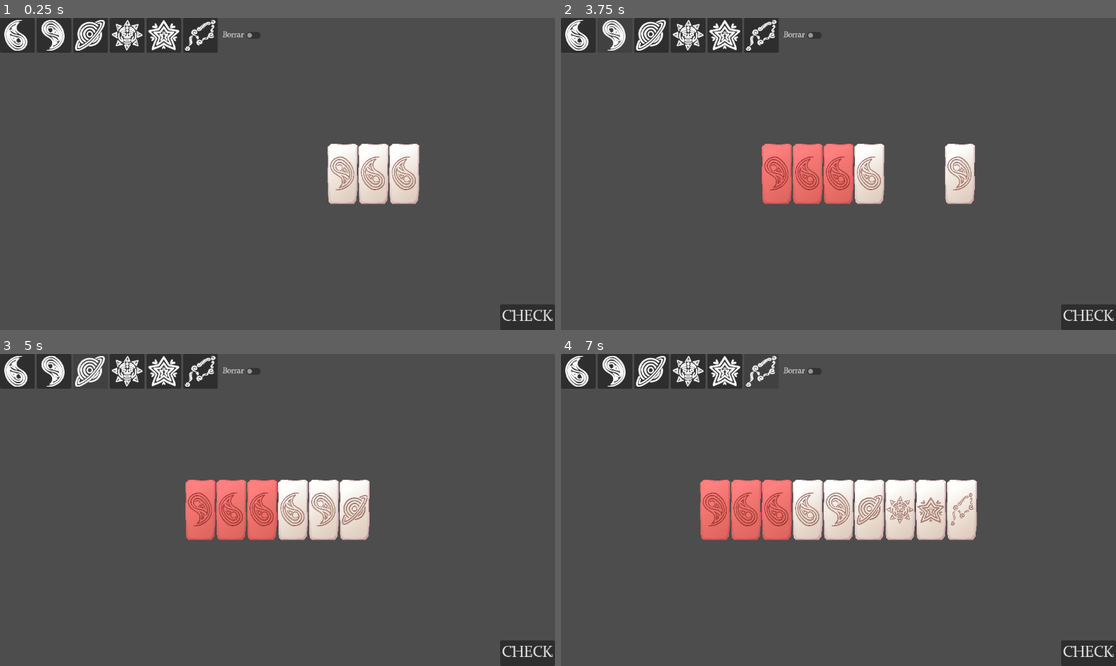
Above: before the commit, frames 1-4 (two rows, left to right).
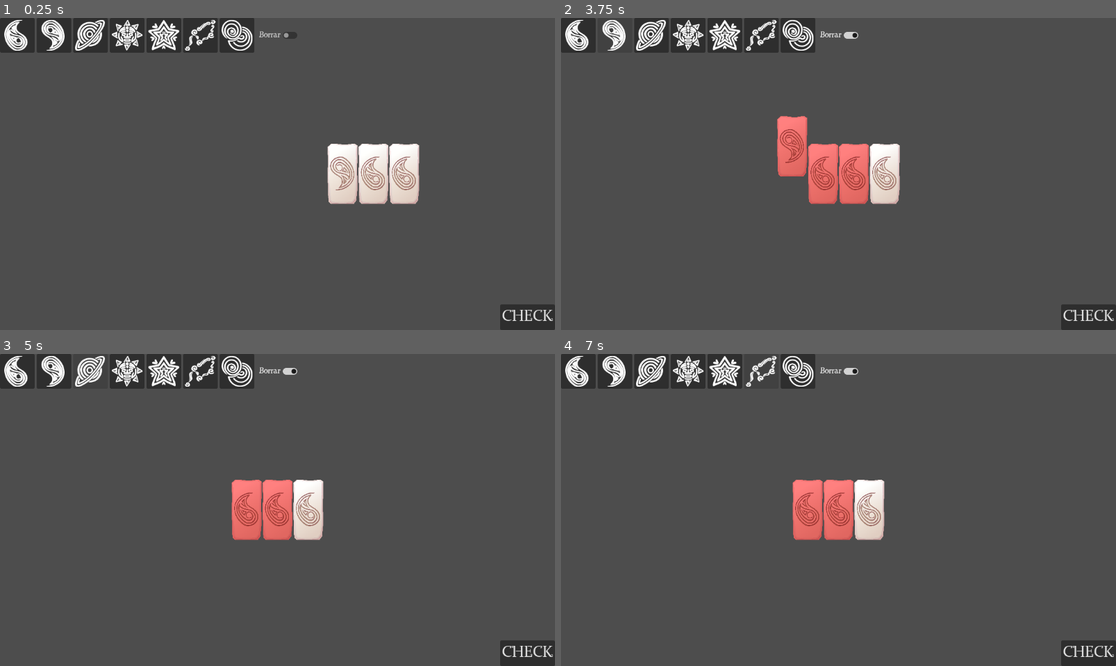
Above: after the commit, the same moments.

Repository: Wendfrey/minijam_210_astral
Game: Godot game, scene res://demo_world.tscn
The game is run twice, just before and just after one commit, with the same random seed, the same clock (stepped at 60 frames per second) and the same inputs. This scene is started directly instead of the project's main scene.
Inputs (mouse positions are in pixels of both pictures, inside the frame that each line leads up to):
- Up to frame 1 (0.25 s): no input
- Up to frame 2 (3.75 s): click "CHECK" at 0.5 s; click (577, 36) at 1.27 s; click "Borrar" at 2 s; click (799, 36) at 2.77 s; click (616, 36) at 3.5 s
- Up to frame 3 (5 s): click (88, 372) at 4.25 s
- Up to frame 4 (7 s): click (688, 372) at 5 s; click (727, 372) at 5.75 s; click (760, 372) at 6.5 s

The runs differ from the first frame. In frame 1, 0.7% of the frame differs, in the area x 39-54%, y 0-12%; in frame 2, 5.4%; in frame 3, 5.4%; in frame 4, 9.2%, in the area x 25-75%, y 0-60%.

Commit message:
Rules text error imgs are black, triple Gs are now pair G

Diff:
--- a/minijam-210-astral/demo_world.gd
+++ b/minijam-210-astral/demo_world.gd
@@ -1,11 +1,9 @@
 extends Control
-
 
 @onready var spacer = $TestWorld/Spacer
 
 func _ready() -> void:
 	$TestWorld/LevelManager.queue_free()
-
 
 func _create_item(tipo):
 	if $CanvasLayer/HBoxContainer/BorrarButton.button_pressed:
@@ -19,7 +17,3 @@
 		)
 	else:
 		spacer.add_piece(tipo)
-
-
-func _on_borrar_button_toggled(toggled_on: bool) -> void:
-	pass # Replace with function body.
--- a/minijam-210-astral/demo_world.tscn
+++ b/minijam-210-astral/demo_world.tscn
@@ -8,6 +8,7 @@
 [ext_resource type="Texture2D" uid="uid://bodae2yp18i0a" path="res://assets/img/TinyIconD.png" id="6_nrp8e"]
 [ext_resource type="Texture2D" uid="uid://oeqa68e1eld2" path="res://assets/img/TinyIconE.png" id="7_sysdr"]
 [ext_resource type="Texture2D" uid="uid://c7wpu8nxuyac5" path="res://assets/img/TinyIconF.png" id="8_jlp7h"]
+[ext_resource type="Texture2D" uid="uid://cmch6vo2vhccm" path="res://assets/img/TinyIconG.png" id="9_vgbly"]
 
 [node name="DemoWorld" type="Control" unique_id=669845208]
 layout_mode = 3
@@ -47,6 +48,10 @@
 layout_mode = 2
 icon = ExtResource("8_jlp7h")
 
+[node name="Button7" type="Button" parent="CanvasLayer/HBoxContainer" unique_id=1348206043]
+layout_mode = 2
+icon = ExtResource("9_vgbly")
+
 [node name="BorrarButton" type="CheckButton" parent="CanvasLayer/HBoxContainer" unique_id=919386839]
 layout_mode = 2
 text = "Borrar"
@@ -57,4 +62,4 @@
 [connection signal="pressed" from="CanvasLayer/HBoxContainer/Button3" to="." method="_create_item" binds= [3]]
 [connection signal="pressed" from="CanvasLayer/HBoxContainer/Button4" to="." method="_create_item" binds= [4]]
 [connection signal="pressed" from="CanvasLayer/HBoxContainer/Button5" to="." method="_create_item" binds= [5]]
-[connection signal="toggled" from="CanvasLayer/HBoxContainer/BorrarButton" to="." method="_on_borrar_button_toggled"]
+[connection signal="pressed" from="CanvasLayer/HBoxContainer/Button7" to="." method="_create_item" binds= [6]]
--- a/minijam-210-astral/rules/Rule_13thRepeat.gd
+++ b/minijam-210-astral/rules/Rule_13thRepeat.gd
@@ -1,7 +1,7 @@
 extends BaseRule
 
 func _init() -> void:
-	rule_name = "[color=BLACK]The 13st and the last space must have different sigils"
+	rule_name = "[color=BLACK]The 13th and the last space must have different sigils"
 
 func _check_rules_internal() -> Array[Ficha]:
 	var error_fichas:Array[Ficha] = []
--- a/minijam-210-astral/rules/Rule_BAfterA.gd
+++ b/minijam-210-astral/rules/Rule_BAfterA.gd
@@ -1,7 +1,7 @@
 extends BaseRule
 
 func _init() -> void:
-	rule_name = "[color=BLACK][img width=32]res://assets/img/TinyIconB.png[/img] must be following [img width=32]res://assets/img/TinyIconA.png[/img]"
+	rule_name = "[color=BLACK][img width=32 color=BLACK]res://assets/img/TinyIconB.png[/img] must be following [img width=32 color=BLACK]res://assets/img/TinyIconA.png[/img]"
 
 func _check_rules_internal() -> Array[Ficha]:
 	var error_fichas:Array[Ficha]
--- a/minijam-210-astral/rules/Rule_CtoCapart.gd
+++ b/minijam-210-astral/rules/Rule_CtoCapart.gd
@@ -1,7 +1,7 @@
 extends BaseRule
 
 func _init() -> void:
-	rule_name = "[color=BLACK][img width=32]res://assets/img/TinyIconC.png[/img] must have another [img width=32]res://assets/img/TinyIconC.png[/img] 2 spaces away but never closer"
+	rule_name = "[color=BLACK][img width=32 color=BLACK]res://assets/img/TinyIconC.png[/img] must have another [img width=32 color=BLACK]res://assets/img/TinyIconC.png[/img] 2 spaces away but never closer"
 
 func _check_rules_internal() -> Array[Ficha]:
 	var result:Array[Ficha] = []
--- a/minijam-210-astral/rules/Rule_DfarfromC.gd
+++ b/minijam-210-astral/rules/Rule_DfarfromC.gd
@@ -1,7 +1,7 @@
 extends BaseRule
 
 func _init() -> void:
-	rule_name = "[color=BLACK][img width=32]res://assets/img/TinyIconD.png[/img] can't be closer than 3 spaces from [img width=32]res://assets/img/TinyIconC.png[/img]"
+	rule_name = "[color=BLACK][img width=32 color=BLACK]res://assets/img/TinyIconD.png[/img] can't be closer than 3 spaces from [img width=32 color=BLACK]res://assets/img/TinyIconC.png[/img]"
 
 func _check_rules_internal() -> Array[Ficha]:
 	var error_fichas:Array[Ficha] = []
--- a/minijam-210-astral/rules/Rule_Emultiple3.gd
+++ b/minijam-210-astral/rules/Rule_Emultiple3.gd
@@ -1,7 +1,7 @@
 extends BaseRule
 
 func _init() -> void:
-	rule_name = "[color=BLACK][img width=32]res://assets/img/TinyIconE.png[/img] position must be multiple of 3"
+	rule_name = "[color=BLACK][img width=32 color=BLACK]res://assets/img/TinyIconE.png[/img] position must be multiple of 3"
 
 func _check_rules_internal() -> Array[Ficha]:
 	var error_fichas:Array[Ficha]
--- a/minijam-210-astral/rules/Rule_FclosetoC.gd
+++ b/minijam-210-astral/rules/Rule_FclosetoC.gd
@@ -1,7 +1,7 @@
 extends BaseRule
 
 func _init() -> void:
-	rule_name = "[color=BLACK][img width=32]res://assets/img/TinyIconF.png[/img] can't be more than 3 spaces separated from [img width=32]res://assets/img/TinyIconC.png[/img]"
+	rule_name = "[color=BLACK][img width=32 color=BLACK]res://assets/img/TinyIconF.png[/img] can't be more than 3 spaces separated from [img width=32 color=BLACK]res://assets/img/TinyIconC.png[/img]"
 
 func _check_rules_internal() -> Array[Ficha]:
 	var error_fichas:Array[Ficha] = []
--- a/minijam-210-astral/rules/Rule_NotTripleA.gd
+++ b/minijam-210-astral/rules/Rule_NotTripleA.gd
@@ -1,7 +1,7 @@
 extends BaseRule
 
 func _init() -> void:
-	rule_name = "[color=BLACK]Triple [img width=32]res://assets/img/TinyIconA.png[/img] is not allowed"
+	rule_name = "[color=BLACK]Triple [img width=32 color=BLACK]res://assets/img/TinyIconA.png[/img] is not allowed"
 
 func _check_rules_internal() -> Array[Ficha]:
 	var error_fichas:Array[Ficha] = []
--- a/minijam-210-astral/rules/Rule_TripleG.gd
+++ b/minijam-210-astral/rules/Rule_TripleG.gd
@@ -1,7 +1,9 @@
 extends BaseRule
 
+const NUMBER_GROUP = 2
+
 func _init() -> void:
-	rule_name = "[color=BLACK][img width=32]res://assets/img/TinyIconG.png[/img] must come in triplets"
+	rule_name = "[color=BLACK][img width=32 color=BLACK]res://assets/img/TinyIconG.png[/img] must come in pairs"
 
 func _check_rules_internal() -> Array[Ficha]:
 	var error_fichas:Array[Ficha] = []
@@ -12,19 +14,21 @@
 
 	eArray.sort()
 	var index_ficha = 0
-	var count = 1
+	var count:int = 1
 	while(index_ficha < eArray.size()):
 		if index_ficha + 1 < eArray.size() and eArray[index_ficha] + 1 == eArray[index_ficha+1]:
 			count += 1
 		elif index_ficha + 1 < eArray.size():
-			if count % 3 == 0:
-				for i in range(count):
-					error_fichas.append(get_piece(eArray[index_ficha-i]))
+			registerWrongPairings(count, index_ficha, error_fichas, eArray)
 			count = 1
 		index_ficha += 1
 
-	if count % 3 != 0:
-		for i in range(count):
-			error_fichas.append(get_piece(eArray[eArray.size()-1-i]))
+	registerWrongPairings(count, index_ficha - 1, error_fichas, eArray)
 
 	return error_fichas
+
+func registerWrongPairings(count, current_index,error_list, listGroup):
+	count -= (count / NUMBER_GROUP) * NUMBER_GROUP
+	if count % NUMBER_GROUP != 0:
+		for i in range(count):
+			error_list.append(get_piece(listGroup[current_index - i]))
